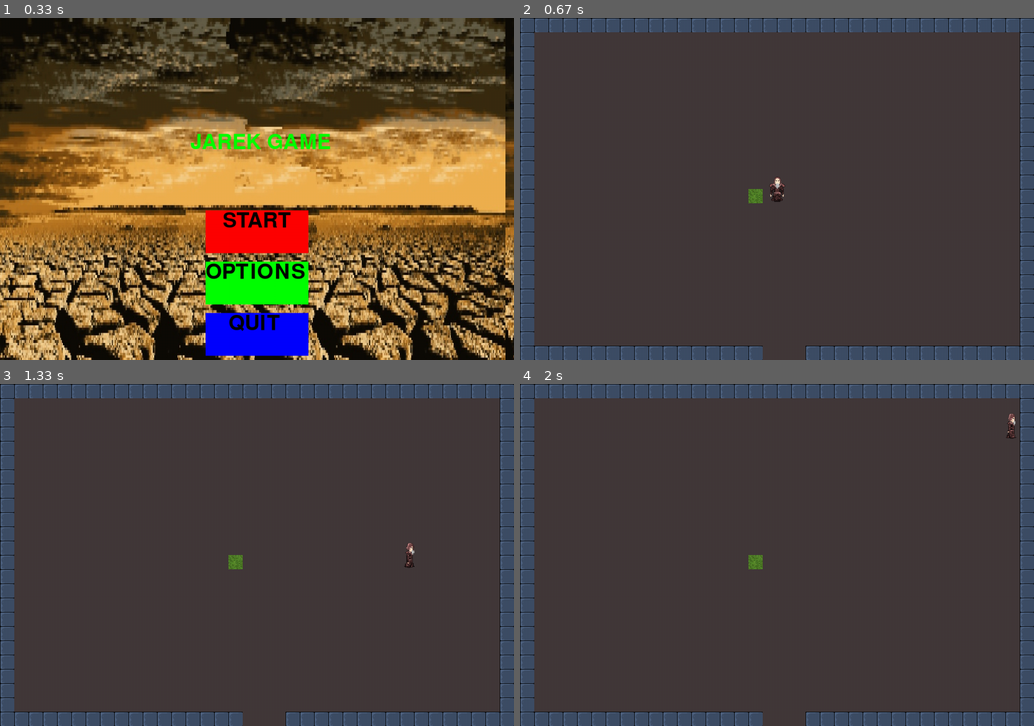
Above: before the commit, frames 1-4 (two rows, left to right).
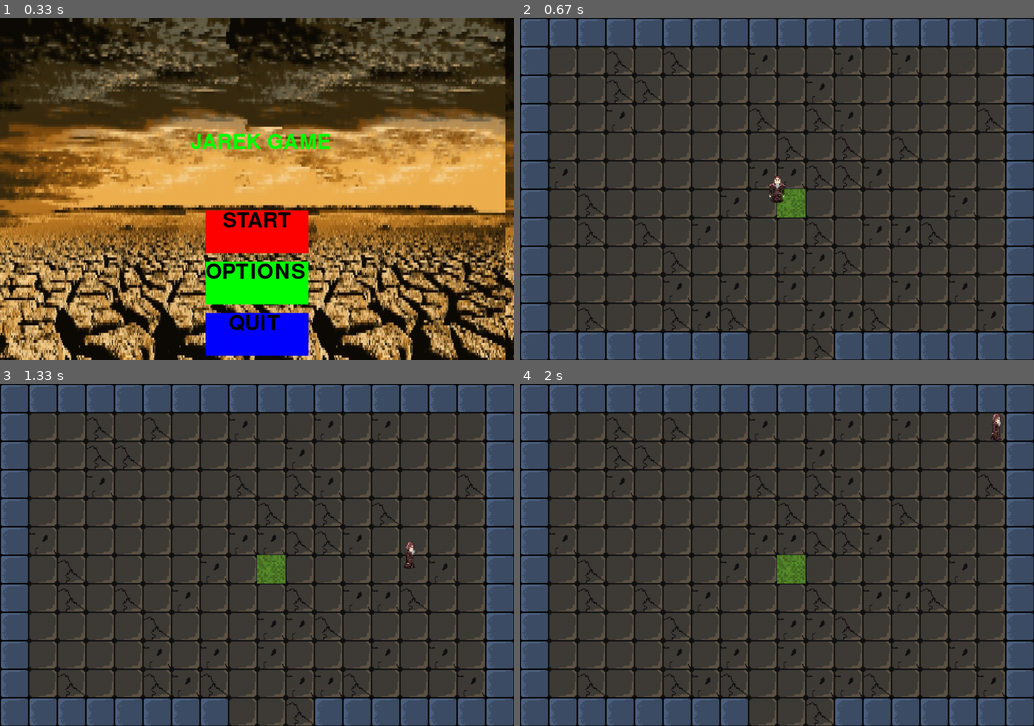
Above: after the commit, the same moments.

Repository: heavykisiel/PygameProject2
Game: pygame game, started from main.py
Same seed, same stepped clock (60 frames per second), same inputs: the game is played once before the commit and once after it.
Inputs:
- Up to frame 1 (0.33 s): no input
- Up to frame 2 (0.67 s): click "START" at 0.38 s
- Up to frame 3 (1.33 s): tap Space at 0.67 s; hold Right from 1 s (still down)
- Up to frame 4 (2 s): release Right at 1.47 s; hold Up 1.5-1.8 s; hold Right from 1.83 s (still down)

Frame 1 is identical in both runs. In frame 2, 32% of the frame differs, in the area x 0-100%, y 0-100%; in frame 3, 32%; in frame 4, 32%.

Commit message:
added crached tex + roomData update

Diff:
--- a/Gameplay/Gameplay.py
+++ b/Gameplay/Gameplay.py
@@ -10,7 +10,7 @@
 from Player import Player
 from Enemy import Enemy
 from enums import MOBS
-from .Utilities.GameplayUtilities import OptedWalls, add_mob_chunks
+from .Utilities.GameplayUtilities import add_mob_chunks
 from .Utilities.GameplayUtilities import detect_rect_colliders
 from .Utilities.GameplayUtilities import doors
 from .Utilities.GameplayUtilities import one_door_rooms
@@ -38,14 +38,17 @@
         self.rectSizey = self.surface_size[1]  # 720
         self.spawn = [self.map_Data.maze_start_x, self.map_Data.maze_start_y]
         self.currentChunk = self.spawn
-        self.block_pixelsx = 30
-        self.block_pixelsy = 30
-        self.texture_count_per_tilex = 36
-        self.texture_count_per_tiley = 24
+        self.block_pixelsx = 60
+        self.block_pixelsy = 60
+        self.texture_count_per_tilex = 18
+        self.texture_count_per_tiley = 12
 
         # mnożenie block_pixels i texture count per title musi byc równe rectSize
 
         self.floor_tex = Load_Block_Textures(self.block_pixelsx, self.block_pixelsy, 0)
+        self.floor1_tex = Load_Block_Textures(self.block_pixelsx, self.block_pixelsy, 12)
+        self.floor2_tex = Load_Block_Textures(self.block_pixelsx, self.block_pixelsy, 13)
+        self.floor3_tex = Load_Block_Textures(self.block_pixelsx, self.block_pixelsy, 14)
         self.eastWall_tex = Load_Block_Textures(self.block_pixelsx, self.block_pixelsy, 1)
         self.northWall_tex = Load_Block_Textures(self.block_pixelsx, self.block_pixelsy, 2)
         self.southWall_tex = Load_Block_Textures(self.block_pixelsx, self.block_pixelsy, 3)
@@ -60,7 +63,6 @@
 
         self.doorlistv2 = doors(self)
         self.wall_collider_rect = detect_rect_colliders(self)
-        self.walls_opti = OptedWalls(self)
         self.OneDoorRooms = one_door_rooms(self)
         self.isOneDoorRoomsvalidData = one_door_rooms_validation(self)
         self.Room_Function_setter = room_function_setter(self)
@@ -80,14 +82,13 @@
 
         self.enemyGroup = pygame.sprite.Group()
 
-
     def drawMap(self, player):
         # player interaction with map elements
         self.GamePlay_Logic(player)
         # fill screen with floor
         self.Draw_Floor()
         # fill screen with borders
-        self.draw_Borders()
+        self.draw_borders()
         # draw player
         self.screen.blit(player.image, self.player.rect.topleft + self.ground_offset)
 
@@ -129,21 +130,15 @@
         for x in self.wall_collider_rect:
             if player.rect.colliderect(x):
                 if abs(player.rect.top - x.bottom) < 20:
-
                     self.player.rect.y = x.bottom
                 if abs(player.rect.left - x.right) < 20:
-
                     self.player.rect.x = x.right
                 if abs(player.rect.right - x.left) < 20:
-
                     self.player.rect.x = x.left - self.player.rect.width
                 if abs(player.rect.bottom - 30 - x.top) < 20:
-
                     self.player.rect.y = x.top - self.player.rect.height
         # current chunk update
         if self.map_Data.ChunkMap[self.currentChunk[0]][self.currentChunk[1]][4].mobsExist:
-
-
 
             # nie można wyjśc dopuki się wszystkich mobów nie pokona
             ax = self.currentChunk[0] * self.rectSizex
@@ -153,10 +148,10 @@
             if abs(player.rect.left - ax) < 17:
                 self.player.rect.x = ax + 17
             if abs(player.rect.right - (ax + self.rectSizex - 10)) < 17:
-                self.player.rect.x = ax + self.rectSizex - 50
+                self.player.rect.x = ax + self.rectSizex - 60
             if abs(player.rect.bottom - (ay + self.rectSizey - 10)) < 17:
                 self.player.rect.y = ay + self.rectSizey - 80
-            if len(self.enemyGroup) ==0:
+            if len(self.enemyGroup) == 0:
                 self.map_Data.ChunkMap[self.currentChunk[0]][self.currentChunk[1]][4].mobsExist = False
 
         else:
@@ -181,54 +176,48 @@
         for y, row in enumerate(self.map_Data.ChunkMap):
             for x, tile in enumerate(row):
                 if tile:
-                    for rowC in range(self.texture_count_per_tilex):
-                        for tileC in range(self.texture_count_per_tiley):
-                            offset_pos = tile[0] * self.rectSizex + rowC * self.block_pixelsx, \
-                                         tile[1] * self.rectSizey + tileC * self.block_pixelsy
-                            self.screen.blit(self.floor_tex, offset_pos + self.ground_offset)
+                    tile[4].draw_floor(self.floor1_tex, self.screen, self.ground_offset, self.floor2_tex, self.floor3_tex)
+
         for x in self.OneDoorRooms:
-            if x[4] == 'Key':
+            if x[4].roomCode == 'Key':
                 # render key
-                offset_pos = x[0] * self.rectSizex + 16 * self.block_pixelsx, \
-                             x[1] * self.rectSizey + 12 * self.block_pixelsy
+                offset_pos = x[0] * self.rectSizex + 9 * self.block_pixelsx, \
+                             x[1] * self.rectSizey + 6 * self.block_pixelsy
                 self.screen.blit(self.key_tex, offset_pos + self.ground_offset)
             else:
-                offset_pos = x[0] * self.rectSizex + 16 * self.block_pixelsx, \
-                         x[1] * self.rectSizey + 12 * self.block_pixelsy
+                offset_pos = x[0] * self.rectSizex + 9 * self.block_pixelsx, \
+                             x[1] * self.rectSizey + 6 * self.block_pixelsy
                 self.screen.blit(self.grass_tex, offset_pos + self.ground_offset)
 
     def OnNewRoom(self):
 
-        if self.map_Data.ChunkMap[self.currentChunk[0]][self.currentChunk[1]][4] == "Spawn":
+        if self.map_Data.ChunkMap[self.currentChunk[0]][self.currentChunk[1]][4].roomCode == "Spawn":
             print("spawn")
-        elif self.map_Data.ChunkMap[self.currentChunk[0]][self.currentChunk[1]][4] == "Key":
+        elif self.map_Data.ChunkMap[self.currentChunk[0]][self.currentChunk[1]][4].roomCode == "Key":
             print("key")
-        elif self.map_Data.ChunkMap[self.currentChunk[0]][self.currentChunk[1]][4] == "Boss":
+        elif self.map_Data.ChunkMap[self.currentChunk[0]][self.currentChunk[1]][4].roomCode == "Boss":
             print("boss")
-        elif self.map_Data.ChunkMap[self.currentChunk[0]][self.currentChunk[1]][4] == "Bonus":
+        elif self.map_Data.ChunkMap[self.currentChunk[0]][self.currentChunk[1]][4].roomCode == "Bonus":
             print("bonus")
         elif self.map_Data.ChunkMap[self.currentChunk[0]][self.currentChunk[1]][4].mobsExist:
             mobsCount = self.map_Data.ChunkMap[self.currentChunk[0]][self.currentChunk[1]][4].mobs_count
 
-            for newEnemy in range (0, mobsCount):
-                    mobsType = MOBS[random.randint(0,len(MOBS)-1)]
-                    tempCurrentChunk = self.currentChunk
-                    enemy1 = Enemy(((self.currentChunk[0]*self.rectSizex) +random.randrange(100, 600),(self.currentChunk[1]*self.rectSizey)+random.randrange(100, 600)), self.camera_group, self.screen,
-                                self.surface_size, self.player, mobsType, 4,tempCurrentChunk)
-
-                    self.enemyGroup.add(enemy1)
-
-            print(f"there should be {self.map_Data.ChunkMap[self.currentChunk[0]][self.currentChunk[1]][4].mobs_count} mobs")
+            for newEnemy in range(0, mobsCount):
+                mobsType = MOBS[random.randint(0, len(MOBS) - 1)]
+                tempCurrentChunk = self.currentChunk
+                enemy1 = Enemy(((self.currentChunk[0] * self.rectSizex) + random.randrange(100, 600),
+                                (self.currentChunk[1] * self.rectSizey) + random.randrange(100, 600)),
+                               self.camera_group, self.screen,
+                               self.surface_size, self.player, mobsType, 4, tempCurrentChunk)
+
+                self.enemyGroup.add(enemy1)
+
+            print(
+                f"there should be {self.map_Data.ChunkMap[self.currentChunk[0]][self.currentChunk[1]][4].mobs_count} mobs")
         elif not self.map_Data.ChunkMap[self.currentChunk[0]][self.currentChunk[1]][4].mobsExist:
             print("there shouldnt be any mobs")
 
-        # Battle Mode Update
-        # if self.player.BattleMode:
-        #     print("true 1")
-        # else:
-        #     print("false 0")
-
-    def draw_Borders(self):
+    def draw_borders(self):
         for x in self.wall_collider_rect:
             self.screen.blit(self.midWall_tex, (x.x, x.y) + self.ground_offset)
 
@@ -265,13 +254,10 @@
                         enemy.healthMin -= 20
                         enemy.health -= 20
 
-
-
                 if pygame.sprite.spritecollide(self.player, enemy.enemybulletGroup, True):
                     if enemy.alive:
                         self.player.health -= 20
 
-
             pygame.display.update()
             pygame.time.Clock().tick(60)
 
--- a/Gameplay/Utilities/GameplayUtilities.py
+++ b/Gameplay/Utilities/GameplayUtilities.py
@@ -5,7 +5,7 @@
 from roomData import roomData
 
 
-def OptedWalls(gameplay):
+def opted_walls(gameplay):
     # currently unused
     a = list()
     for x in gameplay.wall_collider_rect:
@@ -46,23 +46,23 @@
 
 
 def one_door_rooms(self):
-    listC = list()
+    list_c = list()
     for y, row in enumerate(self.map_Data.ChunkMap):
         for x, tile in enumerate(row):
             if tile:
-                doorStr = "wnse"
+                door_str = "wnse"
                 if str(tile[2]).__contains__('w'):
-                    doorStr = doorStr.replace('w', '')
+                    door_str = door_str.replace('w', '')
                 if str(tile[2]).__contains__('n'):
-                    doorStr = doorStr.replace('n', '')
+                    door_str = door_str.replace('n', '')
                 if str(tile[2]).__contains__('s'):
-                    doorStr = doorStr.replace('s', '')
+                    door_str = door_str.replace('s', '')
                 if str(tile[2]).__contains__('e'):
-                    doorStr = doorStr.replace('e', '')
-                if len(doorStr) == 1:
-                    listC.append(tile)
-
-    return listC
+                    door_str = door_str.replace('e', '')
+                if len(door_str) == 1:
+                    list_c.append(tile)
+
+    return list_c
 
 
 def one_door_rooms_validation(self):
@@ -106,34 +106,35 @@
     else:
         raise Exception(f"OneDoorRooms.len is less than 2. OneDoorRooms.len: {self.OneDoorRooms} OneDoorRooms.len {len(self.OneDoorRooms)}")
 
+
 def add_mob_chunks(self):
-    listC = list()
+
     for enumx, x in enumerate(self.map_Data.ChunkMap):
         for enumy, y in enumerate(x):
             if y[4] == '':
-                self.map_Data.ChunkMap[enumx][enumy][4] = roomData("Room")
+                self.map_Data.ChunkMap[enumx][enumy][4] = roomData("Room", (enumx, enumy))
     return self.map_Data
 
 
 def room_function_setter(self):
-    specialRoomData = self.isOneDoorRoomsvalidData
-    if specialRoomData is None:
+    special_room_data = self.isOneDoorRoomsvalidData
+    if special_room_data is None:
         raise Exception("None!!!")
-    if specialRoomData['SpawnRoom'] is None:
+    if special_room_data['SpawnRoom'] is None:
         raise Exception("None SpawnRoom")
     for enumx, x in enumerate(self.map_Data.ChunkMap):
         for enumy, y in enumerate(x):
-            # print(f"{specialRoomData['SpawnRoom'][1]}=={y[1]},  {specialRoomData['SpawnRoom'][0]}=={y[0]}")
-            if specialRoomData["SpawnRoom"][0] == y[0] and specialRoomData["SpawnRoom"][1] == y[1]:
-                self.map_Data.ChunkMap[enumx][enumy][4] = roomData("Spawn")
-            if specialRoomData["KeyRoom"][0] == y[0] and specialRoomData["KeyRoom"][1] == y[1]:
-                self.map_Data.ChunkMap[enumx][enumy][4] = roomData("Key")
-            if specialRoomData["BossRoom"][0] == y[0] and specialRoomData["BossRoom"][1] == y[1]:
-                self.map_Data.ChunkMap[enumx][enumy][4] = roomData("Boss")
-            if specialRoomData is not None:
-                for i in specialRoomData["BonusRooms"]:
+            # print(f"{special_room_data['SpawnRoom'][1]}=={y[1]},  {special_room_data['SpawnRoom'][0]}=={y[0]}")
+            if special_room_data["SpawnRoom"][0] == y[0] and special_room_data["SpawnRoom"][1] == y[1]:
+                self.map_Data.ChunkMap[enumx][enumy][4] = roomData("Spawn", (enumx, enumy))
+            if special_room_data["KeyRoom"][0] == y[0] and special_room_data["KeyRoom"][1] == y[1]:
+                self.map_Data.ChunkMap[enumx][enumy][4] = roomData("Key", (enumx, enumy))
+            if special_room_data["BossRoom"][0] == y[0] and special_room_data["BossRoom"][1] == y[1]:
+                self.map_Data.ChunkMap[enumx][enumy][4] = roomData("Boss", (enumx, enumy))
+            if special_room_data is not None:
+                for i in special_room_data["BonusRooms"]:
                     if i[0] == y[0] and i[1] == y[1]:
-                        self.map_Data.ChunkMap[enumx][enumy][4] = roomData("Bonus")
+                        self.map_Data.ChunkMap[enumx][enumy][4] = roomData("Bonus", (enumx, enumy))
     return self.map_Data
 
 
--- a/roomData.py
+++ b/roomData.py
@@ -2,16 +2,25 @@
 
 
 class roomData:
+    texture_count_per_tilex = 18
+    texture_count_per_tiley = 12
+    block_pixelsx = 60
+    block_pixelsy = 60
+    screenSizeX = 1080
+    screenSizeY = 720
 
-    def __init__(self, roomCode):
+    def __init__(self, roomCode, chunk):
+        self.Chunk = chunk
         self.mobsExist = None
-        self.roomCode = self.roomCodeConerter(roomCode)
+        self.roomCode = self.roomCodeConverter(roomCode)
         self.mobs_count = random.randint(1, 3) if self.mobsExist else 0
+        self.tex_list = self.TexCoordsList()
+        self.tex2_cracked_list, self.tex3_cracked_list = self.get_cracked_tex_pos()
 
     def __repr__(self):
         return 'roomData(mobsExist=' + str(self.mobsExist) + ' ,mobs_count=' + str(self.mobs_count) + ')'
 
-    def roomCodeConerter(self, roomCode):
+    def roomCodeConverter(self, roomCode):
         if roomCode == "Room":
             self.mobsExist = bool(random.getrandbits(1))
             return "Room"
@@ -29,3 +38,32 @@
             return "Spawn"
         else:
             raise Exception(f"Invalid RoomCode: {roomCode} in roomData.roomCodeConverter")
+
+    def TexCoordsList(self):
+        a = list()
+        for rowC in range(self.texture_count_per_tilex):
+            for tileC in range(self.texture_count_per_tiley):
+                a.append((self.Chunk[0] * self.screenSizeX + rowC * self.block_pixelsx,
+                          self.Chunk[1] * self.screenSizeY + tileC * self.block_pixelsy))
+        return a
+
+    def get_cracked_tex_pos(self):
+        a = self.tex_list
+        b = list()
+        c = list()
+        for _ in range(40):
+            b.append(random.choice(a))
+        for _ in range(40):
+            c.append(random.choice(a))
+        return b, c
+
+    def draw_floor(self, tex, screen, ground_offset, tex2, tex3):
+        for rowC in range(self.texture_count_per_tilex):
+            for tileC in range(self.texture_count_per_tiley):
+                offset_pos = self.Chunk[0] * self.screenSizeX + rowC * self.block_pixelsx, \
+                             self.Chunk[1] * self.screenSizeY + tileC * self.block_pixelsy
+                screen.blit(tex, offset_pos + ground_offset)
+        for a in self.tex2_cracked_list:
+            screen.blit(tex2, a + ground_offset)
+        for b in self.tex3_cracked_list:
+            screen.blit(tex3, b + ground_offset)
--- a/textures/TextureLoader.py
+++ b/textures/TextureLoader.py
@@ -12,7 +12,7 @@
 
 def Load_Front_Player_Texture(side, i):
     player_img = pygame.image.load(f'textures/player/{side}/{i}.png').convert_alpha()
-    player_img = pygame.transform.scale(player_img, (36, 56))
+    player_img = pygame.transform.scale(player_img, (40, 60))
 
     player_img.set_colorkey((246, 246, 246))
     return player_img
@@ -36,7 +36,7 @@
 
 def Load_Block_Textures(block_pixels_x, block_pixels_y, id_block):
     if id_block == 0:
-        floor_block = pygame.image.load('textures/maptex/floor.png').convert()
+        floor_block = pygame.image.load('textures/maptex/Floor/floor.png').convert()
         floor_block = pygame.transform.scale(floor_block, (block_pixels_x, block_pixels_y))
         floor_block.set_colorkey((0, 0, 0))
         return floor_block
@@ -89,10 +89,25 @@
         grass_block = pygame.transform.scale(grass_block, (block_pixels_x, block_pixels_y))
         return grass_block
     elif id_block == 11:
-        Key_tex = pygame.image.load('textures/items/key_boss.png').convert()
-        Key_tex = pygame.transform.scale(Key_tex, (block_pixels_x, block_pixels_y))
-        Key_tex.set_colorkey((255, 255, 255))
-        return Key_tex
+        key_tex = pygame.image.load('textures/items/key_boss.png').convert()
+        key_tex = pygame.transform.scale(key_tex, (block_pixels_x, block_pixels_y))
+        key_tex.set_colorkey((255, 255, 255))
+        return key_tex
+    elif id_block == 12:
+        floor1_tex = pygame.image.load('textures/maptex/Floor/v1.png').convert()
+        floor1_tex = pygame.transform.scale(floor1_tex, (block_pixels_x, block_pixels_y))
+        floor1_tex.set_colorkey((255, 255, 255))
+        return floor1_tex
+    elif id_block == 13:
+        floor2_tex = pygame.image.load('textures/maptex/Floor/v2.png').convert()
+        floor2_tex = pygame.transform.scale(floor2_tex, (block_pixels_x, block_pixels_y))
+        floor2_tex.set_colorkey((255, 255, 255))
+        return floor2_tex
+    elif id_block == 14:
+        floor3_tex = pygame.image.load('textures/maptex/Floor/v3.png').convert()
+        floor3_tex = pygame.transform.scale(floor3_tex, (block_pixels_x, block_pixels_y))
+        floor3_tex.set_colorkey((255, 255, 255))
+        return floor3_tex
 
 
 def LoadingScreenAnimation(screen, screenSize, i, bg):
Renamed: textures/maptex/floor.png -> textures/maptex/Floor/floor.png
Binary file added: textures/maptex/Floor/v1.png
Binary file added: textures/maptex/Floor/v2.png
Binary file added: textures/maptex/Floor/v3.png
